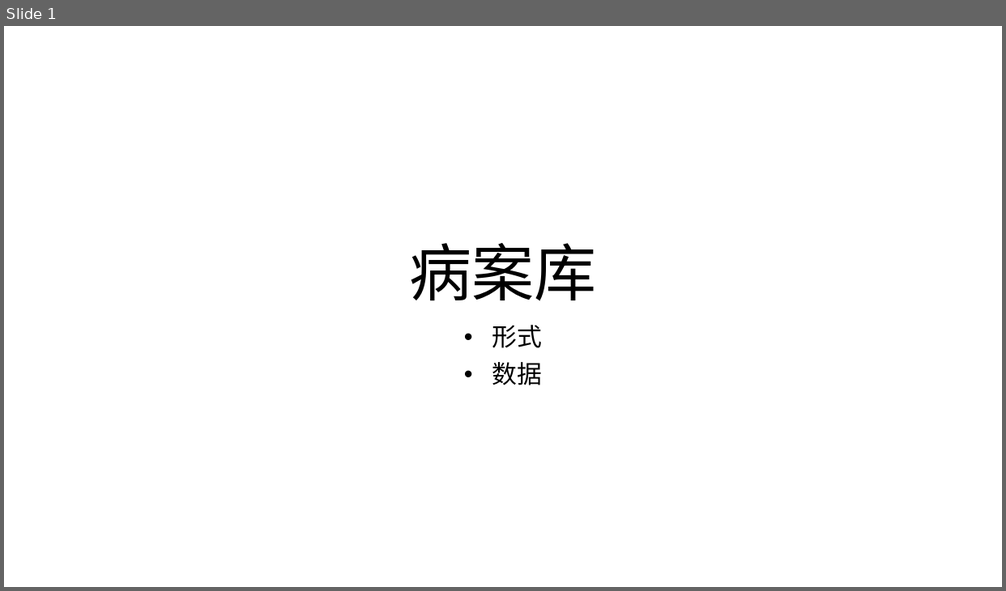
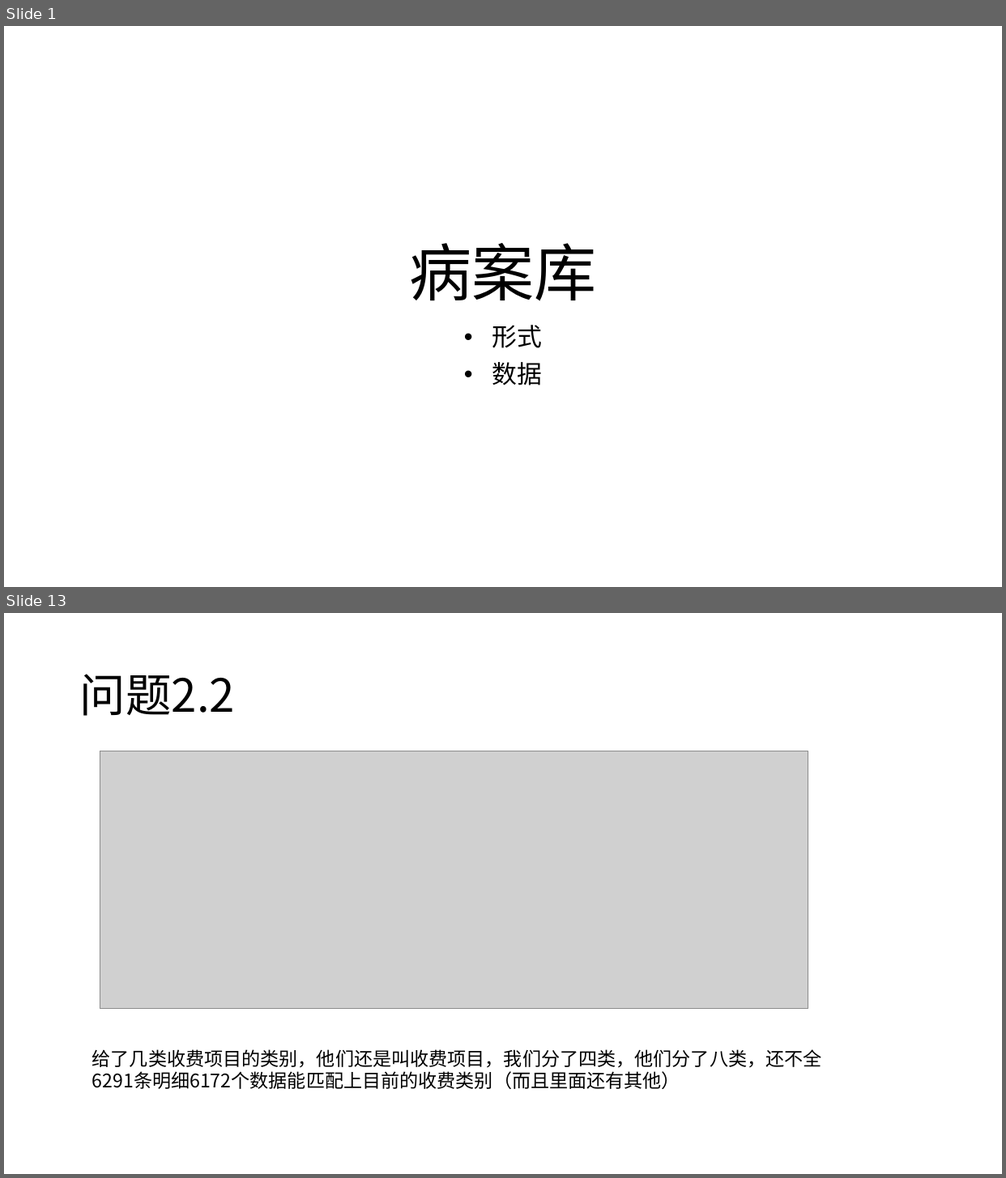
Before and after one commit to zmy1103/GNN_-, a slide deck: 病案库构建/病案库构建方案.pptx. Shown one above the other, each under a label of ours: slide 1 before the commit, slides 1 and 13 after it; the slides between them are not shown. The pictures are 1006x591 and 1006x1178 pixels, drawn with LibreOffice and Linux fonts; fonts in the diff are those of the drawing; grey boxes stand for pictures. Boxes give left, top, right and bottom in pixels: in the first picture for what was removed or moved away, otherwise in the second. Text is boxed around its words. In the diff, an @@ line names an element or a change of style, - is before the commit and + after.

```diff
--- a/病案库构建/病案库构建方案.pptx
+++ b/病案库构建/病案库构建方案.pptx
@@ slide 13 added at <box>4,613,1002,1174</box>, background #FFFFFF @@
@@ title added at <box>80,674,235,716</box>, 44 pt, text #000000 @@
+问题2.2
@@ picture added at <box>100,752,808,1009</box> @@
@@ text added at <box>92,1050,822,1089</box>, 18 pt, text #000000 @@
+给了几类收费项目的类别，他们还是叫收费项目，我们分了四类，他们分了八类，还不全
+6291条明细6172个数据能匹配上目前的收费类别（而且里面还有其他）
```
Also in this commit, not shown: 3 slides changed, 16 other slides added.
